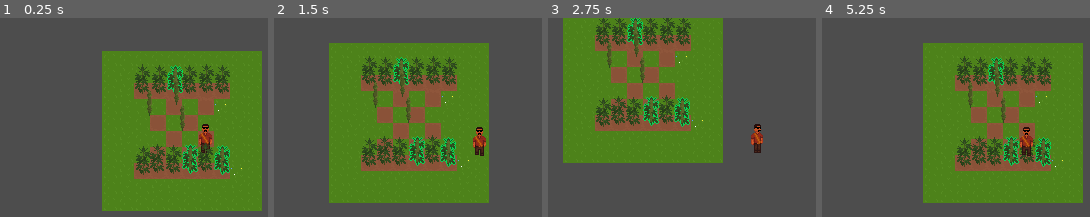
Above: before the commit, frames 1-4 (left to right).
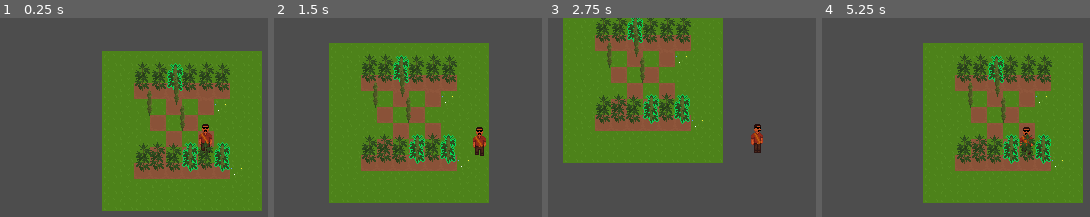
Above: after the commit, the same moments.

Repository: JonasPfeifer05/venganza_cartel
Game: Godot game, scene res://scenes/test_world.tscn
The game is run twice, just before and just after one commit, with the same random seed, the same clock (stepped at 60 frames per second) and the same inputs. Sound files missing from this copy of the repository are replaced by a short silence.
Inputs:
- Up to frame 1 (0.25 s): no input
- Up to frame 2 (1.5 s): tap Enter at 0.5 s; hold D (move_right) 0.53-1.28 s; hold S (move_down) from 1.28 s (still down)
- Up to frame 3 (2.75 s): release S (move_down) at 2.03 s; hold D (move_right) from 2.03 s (still down)
- Up to frame 4 (5.25 s): release D (move_right) at 2.78 s; hold W (move_up) 2.78-3.53 s; hold A (move_left) 3.53-5.03 s; hold S (move_down) from 5.03 s (still down)

The runs differ from the first frame. In frame 1, 4.1% of the frame differs, in the area x 50-86%, y 22-79%; in frame 2, 4.1%; in frame 3, 4.0%; in frame 4, 4.2%, in the area x 50-86%, y 18-75%.

Commit message:
fixed weed y sorting

Diff:
--- a/scenes/trimmed_weed.tscn
+++ b/scenes/trimmed_weed.tscn
@@ -12,11 +12,13 @@
 radius = 3.0
 
 [node name="TrimmedWeed" type="Area2D"]
+y_sort_enabled = true
 
 [node name="CollisionShape2D" type="CollisionShape2D" parent="."]
 shape = SubResource("CircleShape2D_mlx0c")
 
 [node name="Sprite2D" type="Sprite2D" parent="."]
+y_sort_enabled = true
 texture = ExtResource("1_2ybul")
 offset = Vector2(-0.5, -14)
 
--- a/scenes/weed.tscn
+++ b/scenes/weed.tscn
@@ -53,7 +53,6 @@
 
 [node name="AnimatedSprite2D" type="AnimatedSprite2D" parent="."]
 y_sort_enabled = true
-position = Vector2(0, -13)
 sprite_frames = SubResource("SpriteFrames_0aw23")
-animation = &"100_percent"
-frame_progress = 0.0372121
+animation = &"0_percent"
+offset = Vector2(0, -15.45)
